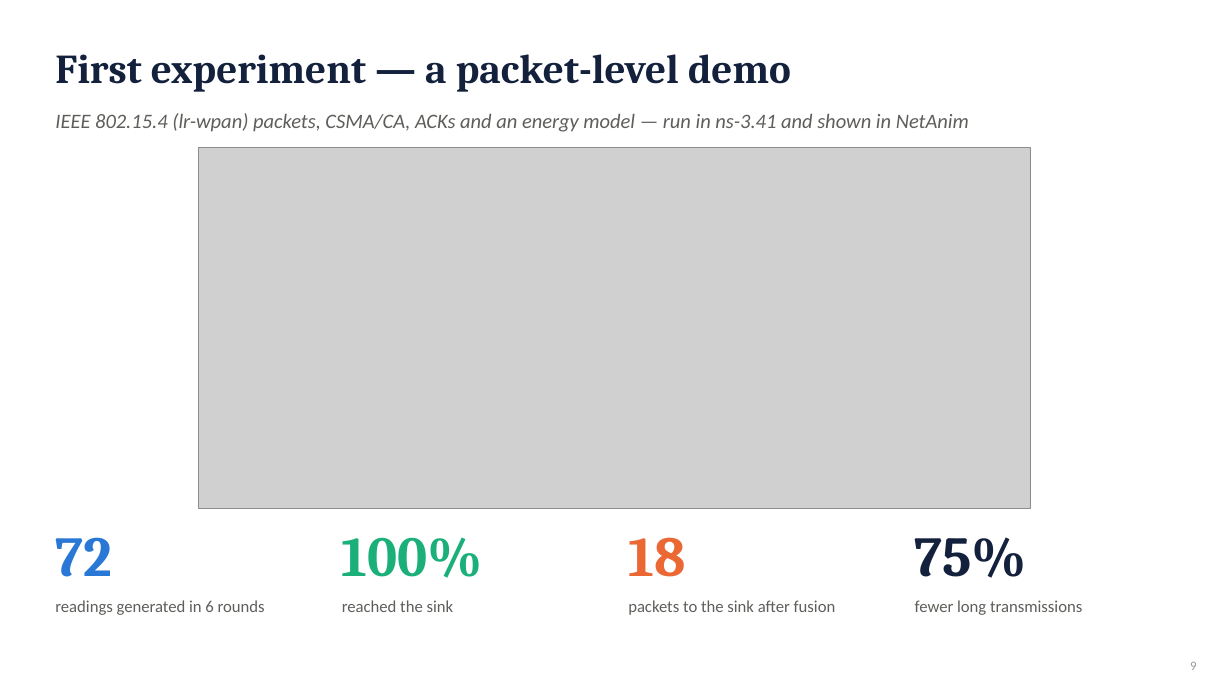
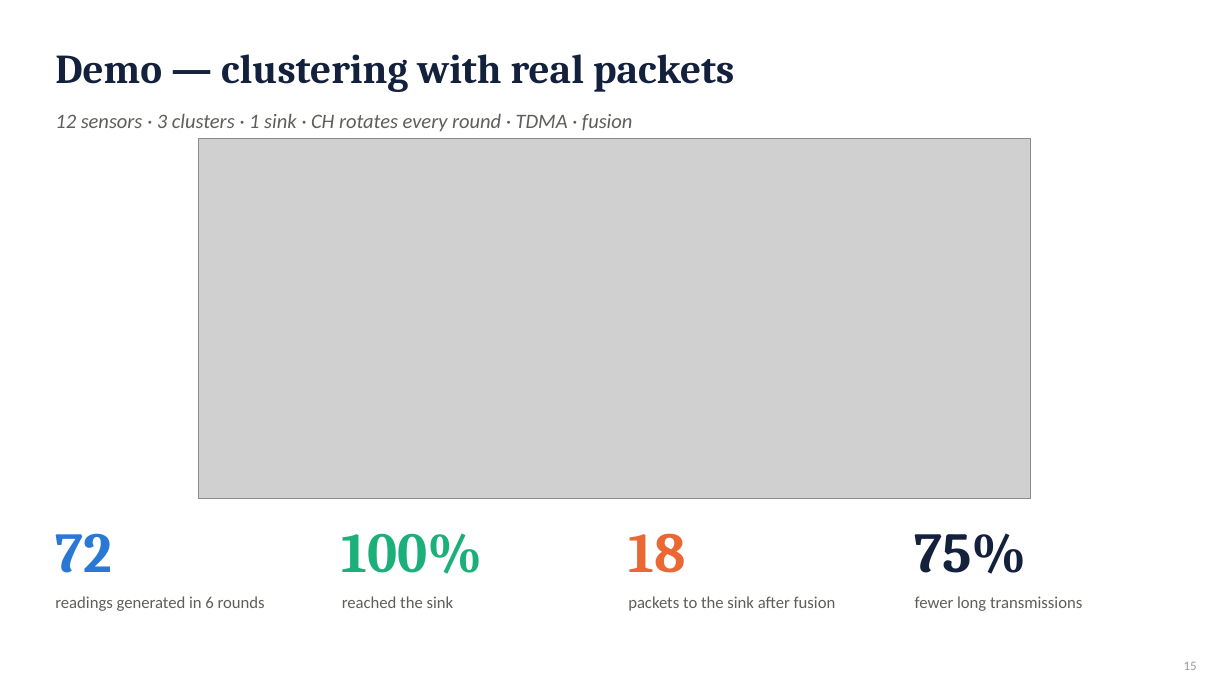
Before and after one commit to RahmaOshba/Routing-Protocols, a slide deck: slide 15 of thesis-final/Thesis_Defense_v8-Chain.pptx (slide 9 before the commit). Drawn at 1232x693 pixels with LibreOffice and Linux fonts; fonts in the diff are those of the drawing; grey boxes stand for pictures. Boxes give left, top, right and bottom in pixels: in the first picture for what was removed or moved away, otherwise in the second. Text is boxed around its words. In the diff, an @@ line names an element or a change of style, - is before the commit and + after.

```diff
--- a/thesis-final/Thesis_Defense_v8-Chain.pptx
+++ b/thesis-final/Thesis_Defense_v8-Chain.pptx
@@ text at (55, 54, 734, 92): text changed @@
-First experiment — a packet-level demo
+Demo — clustering with real packets
@@ text at (55, 113, 632, 132): text changed @@
-IEEE 802.15.4 (lr-wpan) packets, CSMA/CA, ACKs and an energy model — run in ns-3.41 and shown in NetAnim
+12 sensors · 3 clusters · 1 sink · CH rotates every round · TDMA · fusion
@@ picture: place and size @@
-picture at (199, 148, 1031, 508)
+picture at (199, 139, 1031, 499)
@@ 8 texts: place and size @@
-8 texts at (55, 537, 1082, 615)
+8 texts at (55, 533, 1082, 611)
@@ text at (1184, 662, 1197, 670): text changed @@
-9
+15
```
Also in this commit, not shown: 20 other slides changed, 40 slides added, 18 slides removed, 44 other files.
